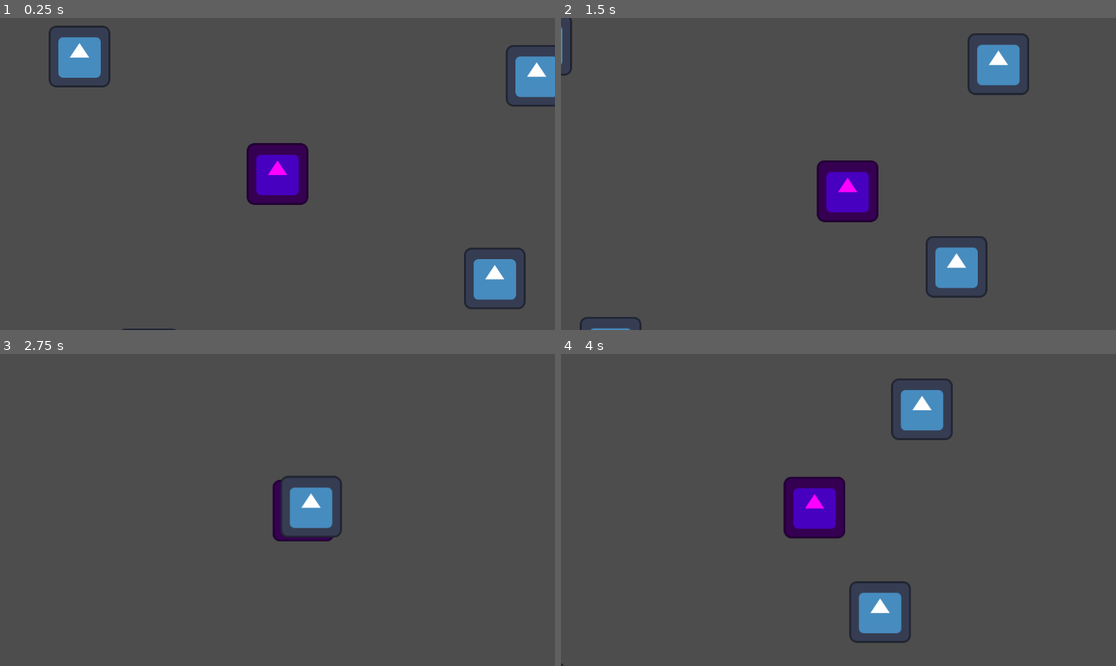
Above: before the commit, frames 1-4 (two rows, left to right).
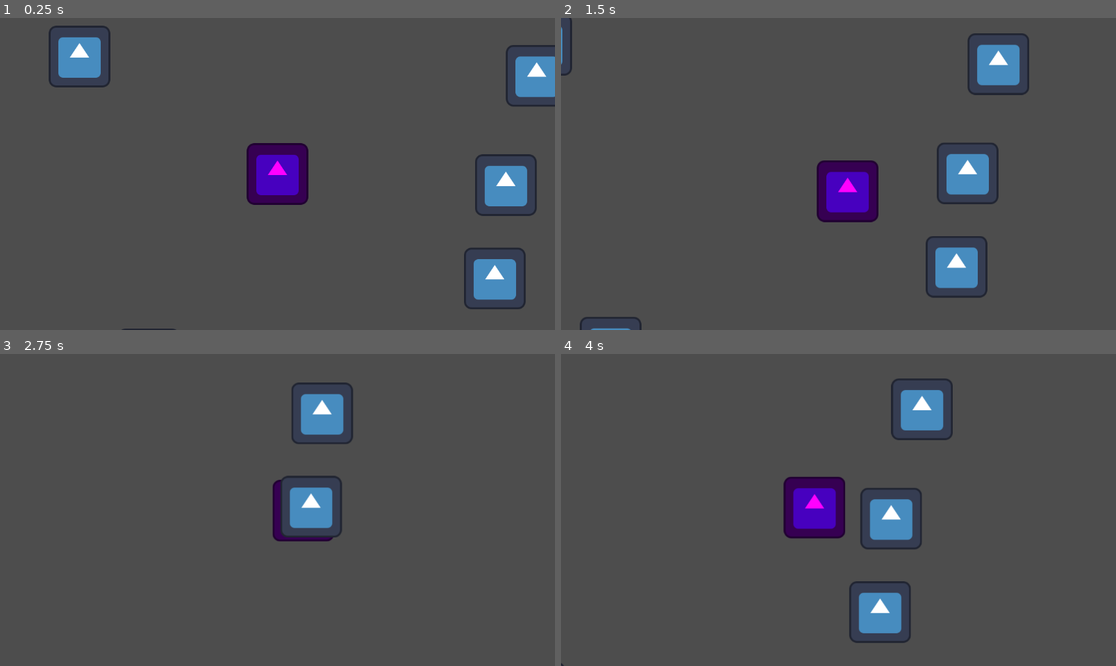
Above: after the commit, the same moments.

Repository: pingwin01games/BialJam2024
Game: Godot game, scene res://scene/world.tscn
The game is run twice, just before and just after one commit, with the same random seed, the same clock (stepped at 60 frames per second) and the same inputs. The engine's default icon, where the game draws it, is replaced by a stand-in: a white triangle on a blue panel in a dark square.
Inputs (mouse positions are in pixels of both pictures, inside the frame that each line leads up to):
- Up to frame 1 (0.25 s): no input
- Up to frame 2 (1.5 s): tap Enter at 0.5 s; move the mouse to (960, 158) at 0.52 s; hold Right (ui_right) 0.53-1.28 s; click (960, 158) at 0.6 s; move the mouse to (727, 189) at 1.27 s; hold Down (ui_down) from 1.28 s (still down); click (727, 189) at 1.35 s
- Up to frame 3 (2.75 s): move the mouse to (333, 441) at 2.02 s; release Down (ui_down) at 2.03 s; hold Right (ui_right) from 2.03 s (still down); click (333, 441) at 2.1 s
- Up to frame 4 (4 s): move the mouse to (810, 572) at 2.77 s; release Right (ui_right) at 2.78 s; hold Up (ui_up) 2.78-3.53 s; click (810, 572) at 2.85 s; move the mouse to (1005, 556) at 3.52 s; hold Left (ui_left) from 3.53 s (still down); click (1005, 556) at 3.6 s

The runs differ from the first frame. In frame 1, 1.3% of the frame differs, in the area x 85-97%, y 43-64%; in frame 2, 1.3%, in the area x 67-79%, y 39-60%; in frame 3, 1.3%; in frame 4, 1.3%.

Commit message:
dodano RoF
czyli predkosc strzelania

Diff:
--- a/scene/gracz.tscn
+++ b/scene/gracz.tscn
@@ -21,3 +21,10 @@
 
 [node name="bron" type="RayCast2D" parent="."]
 collision_mask = 2
+
+[node name="RoF" type="Timer" parent="."]
+wait_time = 0.5
+
+[node name="hand" type="Node2D" parent="."]
+
+[connection signal="timeout" from="RoF" to="." method="_on_ro_f_timeout"]
--- a/scene/world.tscn
+++ b/scene/world.tscn
@@ -18,3 +18,6 @@
 
 [node name="Blok4" parent="." instance=ExtResource("2_yiyiv")]
 position = Vector2(-267, 385)
+
+[node name="Blok5" parent="." instance=ExtResource("2_yiyiv")]
+position = Vector2(474, 23)
--- a/script/gracz.gd
+++ b/script/gracz.gd
@@ -1,10 +1,12 @@
 extends CharacterBody2D
 
 @onready var bron = $bron
+@onready var rof = $RoF
 
 
 const SPEED = 300.0
 
+var canshoot = true
 
 var direction : Vector2
 
@@ -27,10 +29,18 @@
 
 	bron.target_position = get_global_mouse_position() - position
 
-	if Input.is_action_just_pressed("shoot"):
+	if Input.is_action_just_pressed("shoot") and canshoot:
 		if bron.is_colliding():
+			rof.start()
 			var cell = bron.get_collider()
 			cell.queue_free()
+			canshoot = false
 
 
 	move_and_slide()
+
+
+func _on_ro_f_timeout():
+	canshoot = true
+	rof.stop()
+	print("bam")
